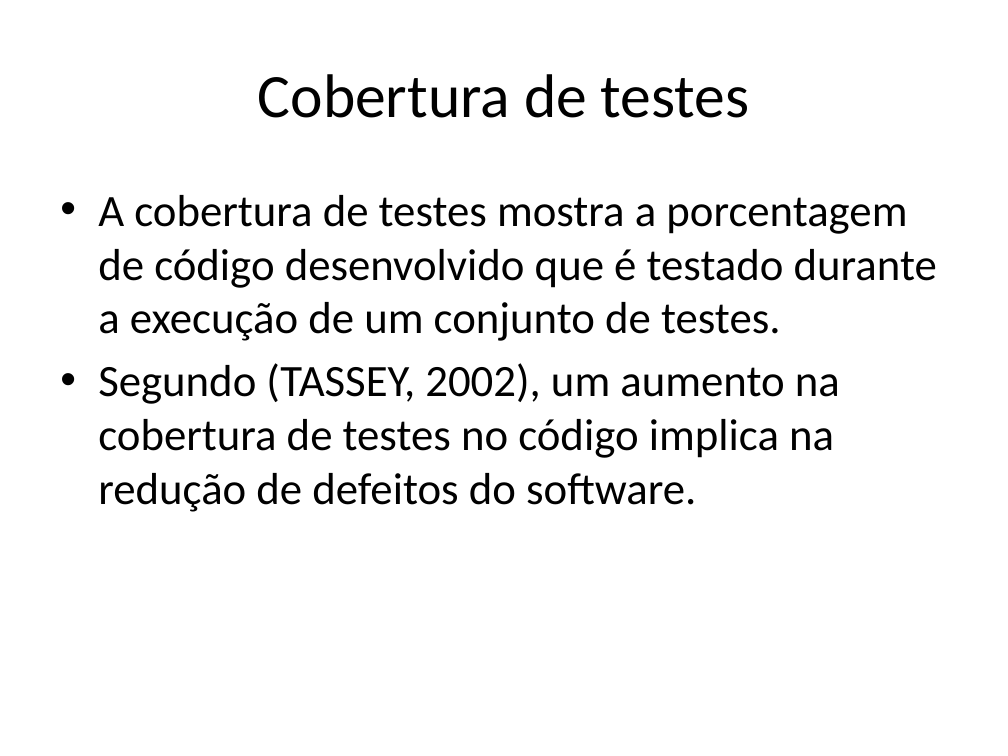
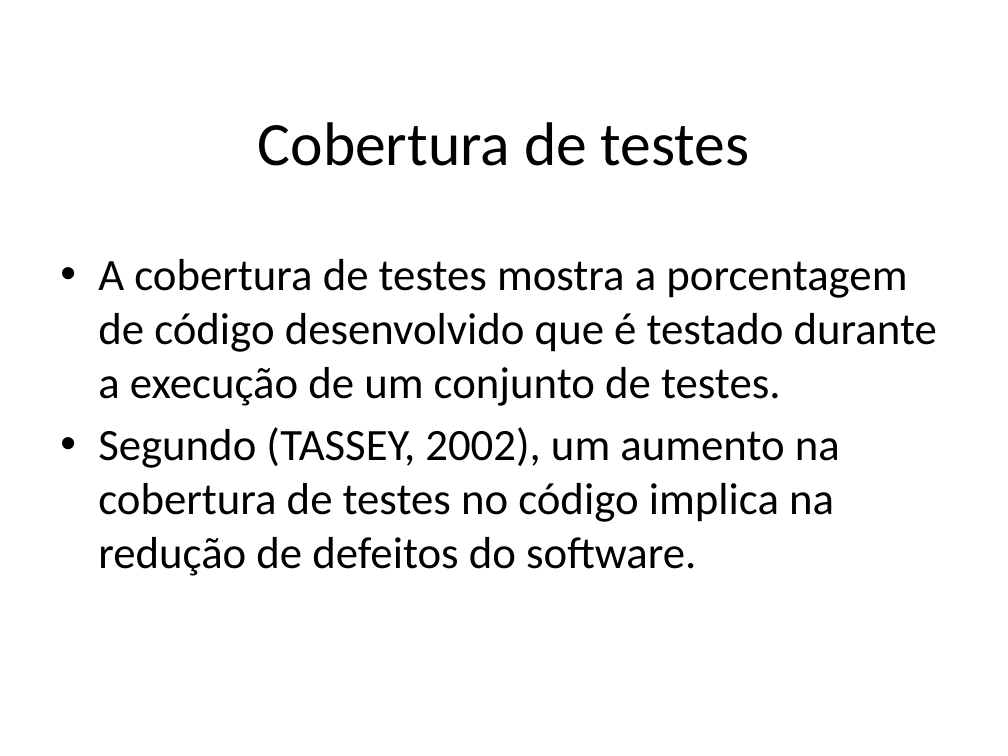
Before and after one commit to jpjcjbr/tccjp, a slide deck: slide 19 of apresentacao tcc.pptx. Drawn at 1008x756 pixels with LibreOffice and Linux fonts; fonts in the diff are those of the drawing; background and template pictures are left out. Boxes give left, top, right and bottom in pixels: in the first picture for what was removed or moved away, otherwise in the second. Text is boxed around its words. In the diff, an @@ line names an element or a change of style, - is before the commit and + after.

```diff
--- a/apresentacao tcc.pptx
+++ b/apresentacao tcc.pptx
@@ title "Cobertura de testes": place and size @@
-title "Cobertura de testes" at bbox=[258, 74, 750, 118]
+title "Cobertura de testes" at bbox=[258, 122, 750, 166]
@@ text "A cobertura de testes mostra ...": place and size @@
-text "A cobertura de testes mostra ..." at bbox=[98, 195, 937, 512]
+text "A cobertura de testes mostra ..." at bbox=[98, 259, 937, 576]
```
Also in this commit, not shown: 21 other slides changed.
